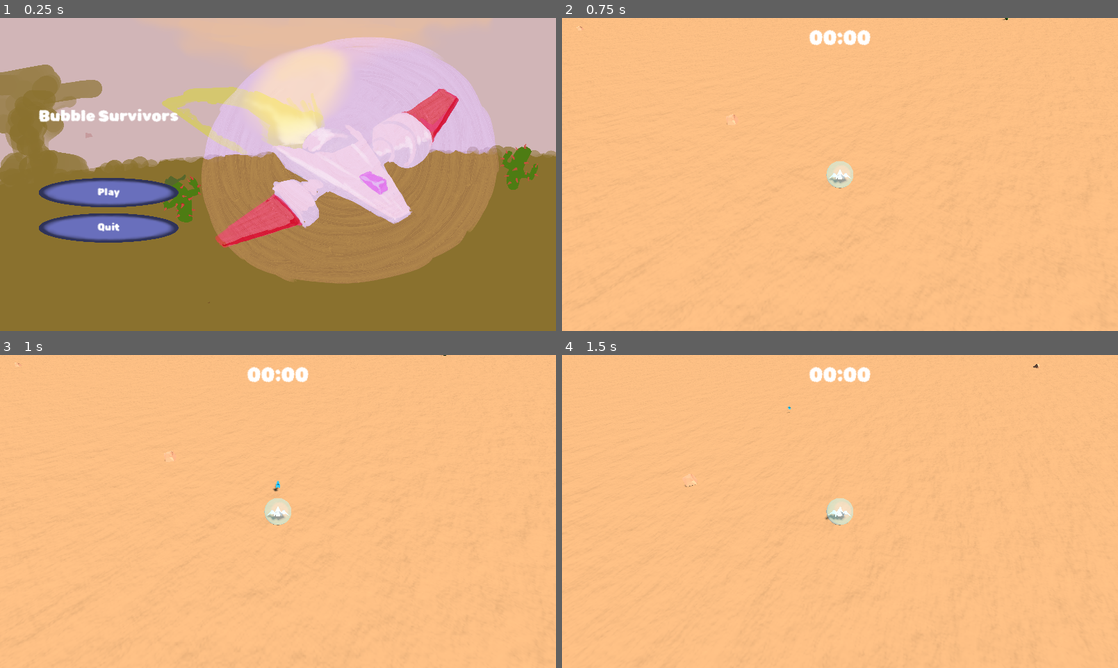
Above: before the commit, frames 1-4 (two rows, left to right).
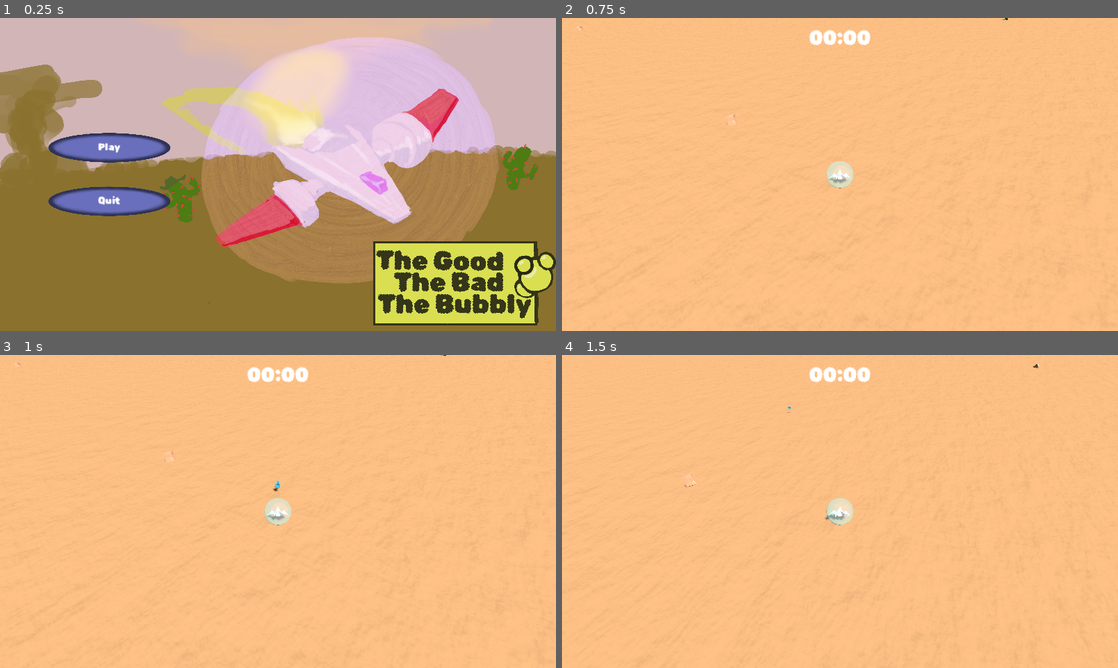
Above: after the commit, the same moments.

Repository: dicemaster5/BubbleSurvivors
Game: Godot game, scene res://scenes/UI/MainMenu.tscn
The game is run twice, just before and just after one commit, with the same random seed, the same clock (stepped at 60 frames per second) and the same inputs.
Inputs:
- Up to frame 1 (0.25 s): no input
- Up to frame 2 (0.75 s): click "Play" at 0.5 s
- Up to frame 3 (1 s): no input
- Up to frame 4 (1.5 s): tap Enter at 1.25 s; hold D (move_right) from 1.28 s (still down)

The runs differ from the first frame. In frame 1, 14% of the frame differs, in the area x 7-100%, y 29-99%; in frame 2, nothing differs; in frame 3, nothing differs; in frame 4, nothing differs.

Commit message:
Tweak main menu

Diff:
--- a/scenes/UI/MainMenu.tscn
+++ b/scenes/UI/MainMenu.tscn
@@ -1,16 +1,12 @@
-[gd_scene load_steps=7 format=3 uid="uid://dcq0f75bgsxqj"]
+[gd_scene load_steps=6 format=3 uid="uid://dcq0f75bgsxqj"]
 
 [ext_resource type="Script" path="res://scenes/UI/main_menu.gd" id="1_0yiey"]
 [ext_resource type="Texture2D" uid="uid://2gcjjcj4i886" path="res://art/BubbleSurvivors_MainMenu.png" id="1_b2ghy"]
-[ext_resource type="FontFile" uid="uid://siyxwogde581" path="res://font/Rubik_Bubbles/RubikBubbles-Regular.ttf" id="2_5xeje"]
 [ext_resource type="Theme" uid="uid://va1p2t2b2vfo" path="res://scenes/UI/Button.tres" id="2_h5en7"]
+[ext_resource type="Texture2D" uid="uid://cpdwe4sofqp2s" path="res://art/BubbleSurvivors_Logo.png" id="3_8lo6x"]
 
 [sub_resource type="StyleBoxTexture" id="StyleBoxTexture_aswmv"]
 texture = ExtResource("1_b2ghy")
-
-[sub_resource type="LabelSettings" id="LabelSettings_k7wv1"]
-font = ExtResource("2_5xeje")
-font_size = 32
 
 [node name="MainMenu" type="Panel"]
 anchors_preset = 15
@@ -23,44 +19,46 @@
 theme_override_styles/panel = SubResource("StyleBoxTexture_aswmv")
 script = ExtResource("1_0yiey")
 
-[node name="BoxContainer" type="MarginContainer" parent="."]
+[node name="TextureRect" type="TextureRect" parent="."]
+layout_mode = 1
+anchors_preset = 3
+anchor_left = 1.0
+anchor_top = 1.0
+anchor_right = 1.0
+anchor_bottom = 1.0
+offset_left = -378.0
+offset_top = -198.0
+grow_horizontal = 0
+grow_vertical = 0
+texture = ExtResource("3_8lo6x")
+expand_mode = 1
+stretch_mode = 5
+
+[node name="MarginContainer" type="MarginContainer" parent="."]
 layout_mode = 1
 anchors_preset = 4
 anchor_top = 0.5
 anchor_bottom = 0.5
-offset_top = -137.0
-offset_right = 290.0
-offset_bottom = 137.0
+offset_top = -83.0
+offset_right = 353.0
+offset_bottom = 83.0
 grow_vertical = 2
-theme_override_constants/margin_left = 80
+theme_override_constants/margin_left = 100
 
-[node name="VBoxContainer" type="VBoxContainer" parent="BoxContainer"]
+[node name="VBoxContainer" type="VBoxContainer" parent="MarginContainer"]
 layout_mode = 2
+theme_override_constants/separation = 50
 
-[node name="Label" type="Label" parent="BoxContainer/VBoxContainer"]
-layout_mode = 2
-text = "Bubble Survivors
-"
-label_settings = SubResource("LabelSettings_k7wv1")
-
-[node name="MarginContainer" type="MarginContainer" parent="BoxContainer/VBoxContainer"]
-custom_minimum_size = Vector2(0, 100)
-layout_mode = 2
-
-[node name="VBoxContainer" type="VBoxContainer" parent="BoxContainer/VBoxContainer"]
-layout_mode = 2
-theme_override_constants/separation = 12
-
-[node name="PlayButton" type="Button" parent="BoxContainer/VBoxContainer/VBoxContainer"]
+[node name="PlayButton" type="Button" parent="MarginContainer/VBoxContainer"]
 layout_mode = 2
 theme = ExtResource("2_h5en7")
 text = "Play"
 
-[node name="QuitButton" type="Button" parent="BoxContainer/VBoxContainer/VBoxContainer"]
+[node name="QuitButton" type="Button" parent="MarginContainer/VBoxContainer"]
 layout_mode = 2
 theme = ExtResource("2_h5en7")
 text = "Quit
 "
 
-[connection signal="pressed" from="BoxContainer/VBoxContainer/VBoxContainer/PlayButton" to="." method="_on_play_button_pressed"]
-[connection signal="pressed" from="BoxContainer/VBoxContainer/VBoxContainer/QuitButton" to="." method="_on_quit_button_pressed"]
+[connection signal="pressed" from="MarginContainer/VBoxContainer/PlayButton" to="." method="_on_play_button_pressed"]
+[connection signal="pressed" from="MarginContainer/VBoxContainer/QuitButton" to="." method="_on_quit_button_pressed"]
